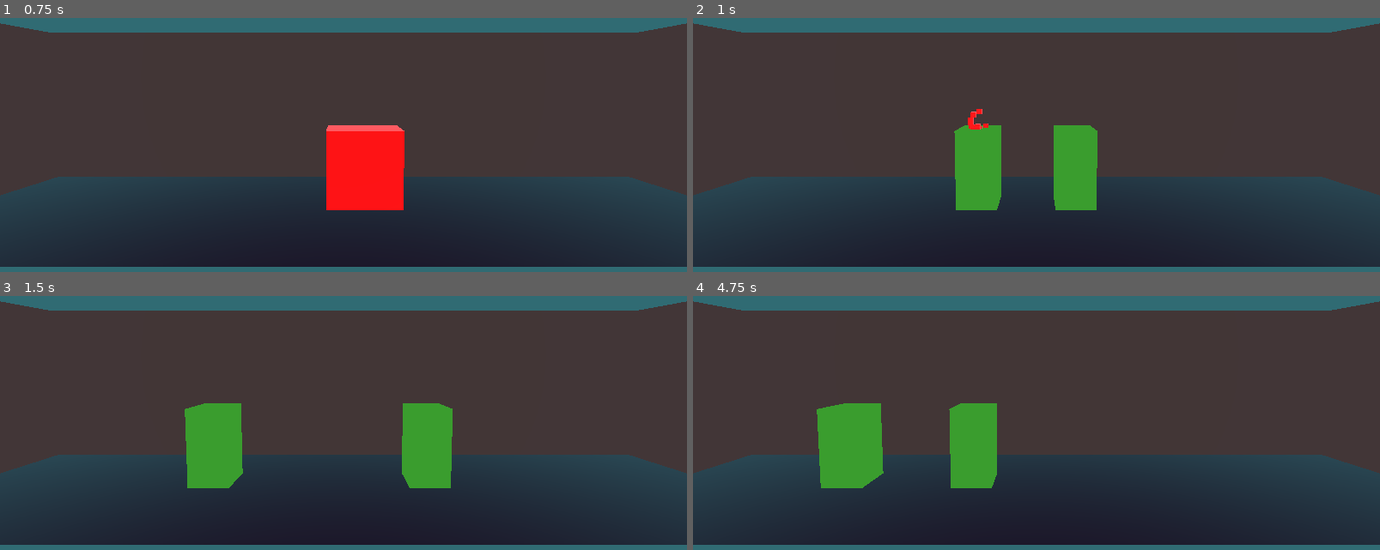
Above: before the commit, frames 1-4 (two rows, left to right).
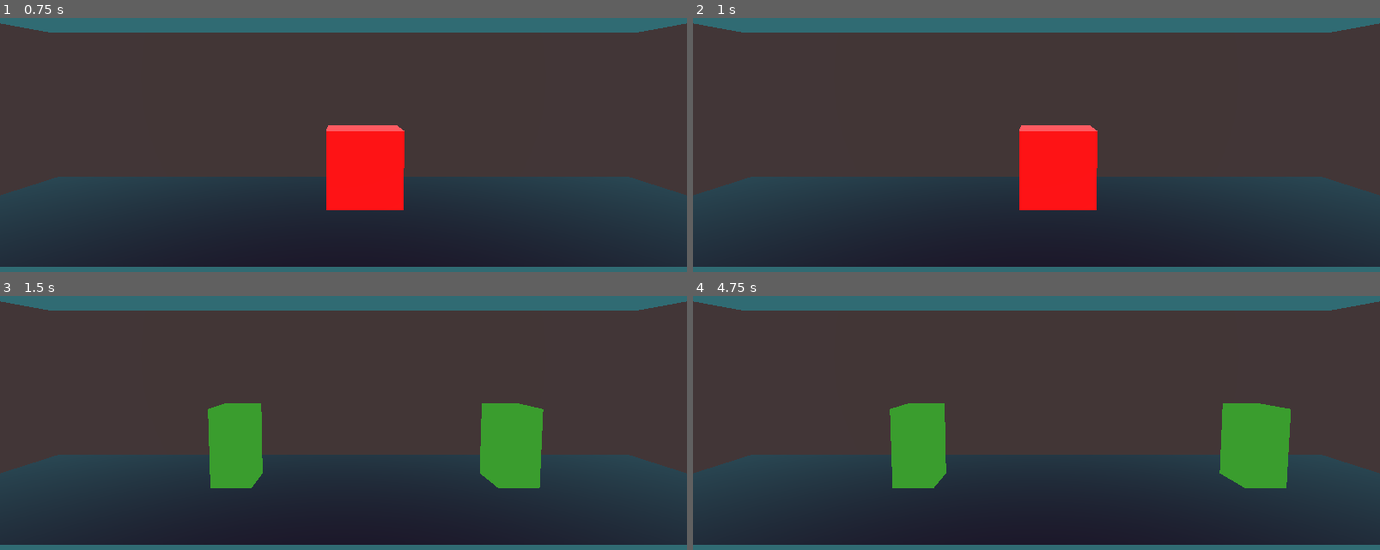
Above: after the commit, the same moments.

Repository: PARGroup/Movement-Test
Game: Godot game, scene res://scenes/Fight.tscn
The game is run twice, just before and just after one commit, with the same random seed, the same clock (stepped at 60 frames per second) and the same inputs.
Inputs:
- Up to frame 1 (0.75 s): tap Enter at 0.5 s; hold D (player1_move_right) from 0.53 s (still down); tap Left (player2_move_left) at 0.6 s
- Up to frame 2 (1 s): keep holding D (player1_move_right); tap Right (player2_move_right) at 0.8 s
- Up to frame 3 (1.5 s): release D (player1_move_right) at 1.28 s; hold A (player1_move_left) from 1.28 s (still down); tap Right (player2_move_right) at 1.35 s
- Up to frame 4 (4.75 s): tap Left (player2_move_left) at 1.55, 2.1, 3.05, 3.6, 4.55 s; release A (player1_move_left) at 2.03 s; hold D (player1_move_right) 2.03-3.53 s; tap Right (player2_move_right) at 2.3, 2.85, 3.8, 4.35 s; hold A (player1_move_left) from 3.53 s (still down)

Frame 1 is identical in both runs. In frame 2, 6.1% of the frame differs, in the area x 38-59%, y 35-76%; in frame 3, 7.3%; in frame 4, 11%, in the area x 18-87%, y 42-76%.

Commit message:
Restructure inputs to be entirely state-dependant; added load-time player check to reduce code bloat when determining which player to move

Diff:
--- a/scenes/Player.gd
+++ b/Scripts/Player.gd
@@ -17,7 +17,7 @@
 const KNOCKBACK_TIME = 0.1;
 const KNOCKBACK_ACL = 8
 const ATTACK_TIME = 0.3
-const BLOCK_TIME = 0.1
+const BLOCK_TIME = 0.8
 
 const LEAP_BACK_SCALE = 0.65
 
@@ -45,92 +45,38 @@
 
 var inputCountdown = 0
 
-var player1MoveRight = false
-var player1MoveLeft = false
-
-var player2MoveLeft = false
-var player2MoveRight = false
+var MoveRight
+var MoveLeft
 
 func _ready():
+	if player1:
+		MoveRight = "player1_move_right"
+		MoveLeft = "player1_move_left"
+	else:
+		MoveRight = "player2_move_right"
+		MoveLeft = "player2_move_left"
+
 	particles.set_emitting(false)
 	particles.set_one_shot(true)
 
 func _physics_process(delta):
 
-	var attackers = []
-	var test = get_node("Hurtbox").get_overlapping_areas()
-	for body in test:
-		if body.get_owner() != self && body.is_class("Area") && body.get_owner().is_attacking():
-			attackers.append(body.get_owner())
-
-	if player1:
-		if Input.is_action_just_pressed("player1_move_right"):
-			if(attackers.empty()):
-				player1MoveRight = true
-				player1MoveLeft = false
-				inputCountdown = INPUT_RETENTION_TIME
-			else:
-				set_state(self.BLOCKING)
-				for body in attackers:
-					if body.player1:
-						body.hit(self, -2)
-					else:
-						body.hit(self, 2)
-		elif Input.is_action_just_pressed("player1_move_left"):
-			if(attackers.empty()):
-				player1MoveLeft = true
-				player1MoveRight = false
-				inputCountdown = INPUT_RETENTION_TIME
-			else:
-				set_state(self.BLOCKING)
-				for body in attackers:
-					if body.player1:
-						body.hit(self, -2)
-					else:
-						body.hit(self, 2)
-	else:
-		if Input.is_action_just_pressed("player2_move_right"):
-			if(attackers.empty()):
-				player2MoveRight = true
-				player2MoveLeft = false
-				inputCountdown = INPUT_RETENTION_TIME
-			else:
-				set_state(self.BLOCKING)
-				for body in attackers:
-					if body.player1:
-						body.hit(self, -2)
-					else:
-						body.hit(self, 2)
-		elif Input.is_action_just_pressed("player2_move_left"):
-			if(attackers.empty()):
-				player2MoveLeft = true
-				player2MoveRight = false
-				inputCountdown = INPUT_RETENTION_TIME
-			else:
-				set_state(self.BLOCKING)
-				for body in attackers:
-					if body.player1:
-						body.hit(self, -2)
-					else:
-						body.hit(self, 2)
+	var attackers = get_attackers()
 
 	match currentState.stateType:
 		StateType.IDLING:
-
-			if player1:
-				if player1MoveRight:
+			if Input.is_action_just_pressed(MoveRight):
+				if(attackers.empty()):
+					inputCountdown = INPUT_RETENTION_TIME
 					set_movement_state(self.DASHING, 1)
-					player1MoveRight = false
-				elif player1MoveLeft:
-					set_movement_state(self.DASHING, -1 * LEAP_BACK_SCALE)
-					player1MoveLeft = false
-			else:
-				if player2MoveRight:
-					set_movement_state(self.DASHING, 1 * LEAP_BACK_SCALE)
-					player2MoveRight = false
-				elif player2MoveLeft:
+				else:
+					set_state(self.BLOCKING)
+			elif Input.is_action_just_pressed(MoveLeft):
+				if(attackers.empty()):
+					inputCountdown = INPUT_RETENTION_TIME
 					set_movement_state(self.DASHING, -1)
-					player2MoveLeft = false
+				else:
+					set_state(self.BLOCKING)
 
 		StateType.DASHING:
 
@@ -152,13 +98,22 @@
 
 				for body in collisions:
 					if body != self && body.is_class("KinematicBody"):
-						if body.player1:
-							body.hit(self, -2)
+						if body.is_blocking():
+							if body.player1:
+								hit(body, 2)
+							else:
+								hit(body, -2)
 						else:
-							body.hit(self, 2)
+							if body.player1:
+								body.hit(self, -2)
+							else:
+								body.hit(self, 2)
+
 
 		StateType.BLOCKING:
 			stateTime -= delta
+			if get_attackers().size() == 0:
+				set_state(self.IDLING)
 
 		StateType.KNOCKED_BACK:
 			stateTime -= delta
@@ -170,12 +125,6 @@
 
 		if inputCountdown <= 0:
 			inputCountdown = 0
-
-			player1MoveRight = false
-			player1MoveLeft = false
-
-			player2MoveLeft = false
-			player2MoveRight = false
 
 	if stateTime <= 0:
 		stateTime = 0
@@ -201,8 +150,22 @@
 	set_movement_state(self.KNOCKBACK, knockbackScale)
 
 
+func get_attackers():
+	var attackers = []
+	var test = get_node("Hurtbox").get_overlapping_areas()
+	for body in test:
+		if body.get_owner() != self && body.is_class("Area") && body.get_owner().is_attacking():
+			attackers.append(body.get_owner())
+	return attackers
+
 func is_attacking():
 	if currentState == self.ATTACKING:
+		return true
+	else:
+		return false
+
+func is_blocking():
+	if currentState == self.BLOCKING:
 		return true
 	else:
 		return false
--- a/scenes/Fight.tscn
+++ b/scenes/Fight.tscn
@@ -1,8 +1,7 @@
-[gd_scene load_steps=10 format=2]
+[gd_scene load_steps=9 format=2]
 
 [ext_resource path="res://models/wall_material.tres" type="Material" id=1]
 [ext_resource path="res://scenes/Player.tscn" type="PackedScene" id=2]
-[ext_resource path="res://scenes/Player.gd" type="Script" id=3]
 
 [sub_resource type="PlaneMesh" id=1]
 
@@ -224,11 +223,8 @@
 [node name="Player1" parent="." index="5" instance=ExtResource( 2 )]
 
 transform = Transform( 1, 0, 0, 0, 1, 0, 0, 0, 1, -5, 2.22231, 0 )
-script = ExtResource( 3 )
 player1 = true
 
 [node name="Player2" parent="." index="6" instance=ExtResource( 2 )]
 
 transform = Transform( 1, 0, 0, 0, 1, 0, 0, 0, 1, 5, 2.22231, 0 )
-script = ExtResource( 3 )
-player1 = false
--- a/scenes/Player.tscn
+++ b/scenes/Player.tscn
@@ -1,4 +1,6 @@
-[gd_scene load_steps=11 format=2]
+[gd_scene load_steps=12 format=2]
+
+[ext_resource path="res://Scripts/Player.gd" type="Script" id=1]
 
 [sub_resource type="CubeMesh" id=1]
 
@@ -194,15 +196,15 @@
 "values": [ Transform( 1, 0, 0, 0, 1, 0, 0, 0, 1, 0, 2.22231, 0 ), Transform( 1, 0, 0, 0, 1, 0, 0, 0, 1, 0, 2.22231, 3 ) ]
 }
 
+[sub_resource type="BoxShape" id=8]
+
+extents = Vector3( 3.23348, 1, 1 )
+
 [sub_resource type="BoxShape" id=9]
 
-extents = Vector3( 3.23348, 1, 1 )
+extents = Vector3( 1, 1.95195, 1 )
 
 [sub_resource type="BoxShape" id=10]
-
-extents = Vector3( 1, 1.95195, 1 )
-
-[sub_resource type="BoxShape" id=11]
 
 extents = Vector3( 1, 1.95888, 1 )
 
@@ -220,7 +222,9 @@
 axis_lock_angular_y = false
 axis_lock_angular_z = false
 collision/safe_margin = 0.001
+script = ExtResource( 1 )
 _sections_unfolded = [ "Transform" ]
+player1 = false
 
 [node name="MeshInstance" type="MeshInstance" parent="." index="0"]
 
@@ -335,10 +339,10 @@
 
 [node name="Area" type="CollisionShape" parent="Hurtbox" index="0"]
 
+shape = SubResource( 9 )
+disabled = false
+
+[node name="CollisionShape" type="CollisionShape" parent="." index="5"]
+
 shape = SubResource( 10 )
 disabled = false
-
-[node name="CollisionShape" type="CollisionShape" parent="." index="5"]
-
-shape = SubResource( 11 )
-disabled = false
Not shown: 1 places in scenes/Player.tscn that only renumber resources
